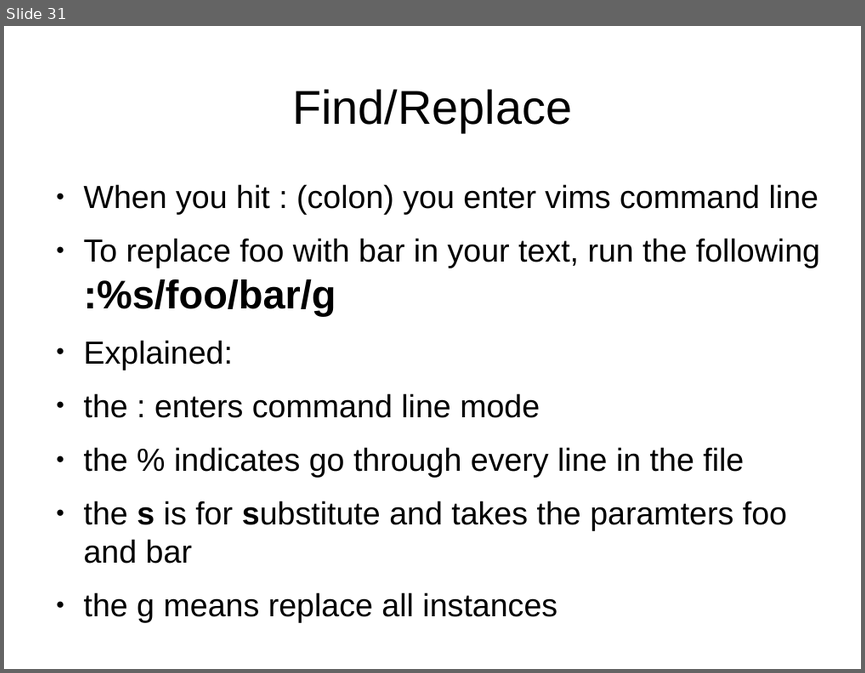
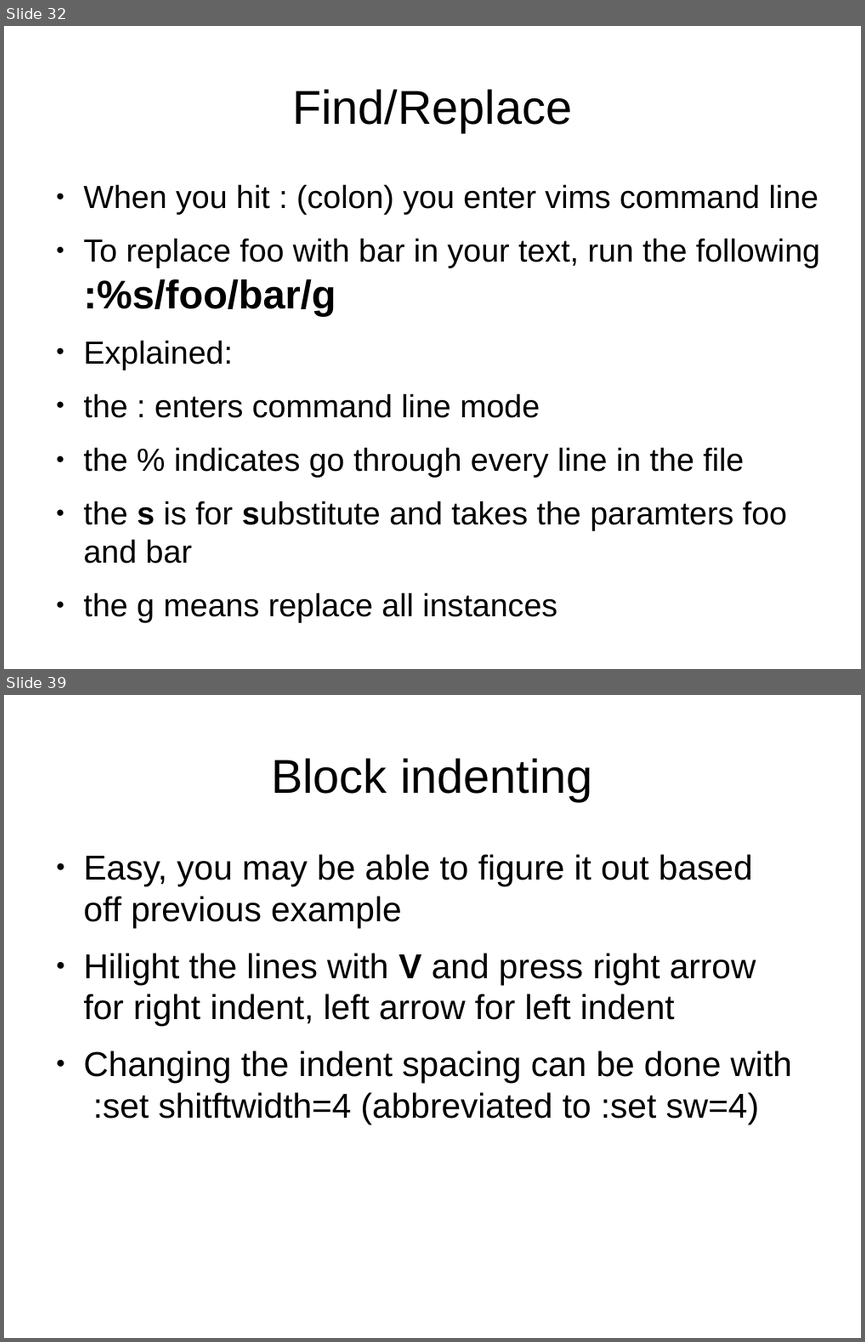
Before and after one commit to mikesligo/Vimtorial, a slide deck: Beginner pres.odp. Shown one above the other, each under a label of ours: slide 31 before the commit, slides 32 and 39 after it; the slides between them are not shown. The pictures are 865x673 and 865x1342 pixels, drawn with LibreOffice and Linux fonts; fonts in the diff are those of the drawing. Boxes give left, top, right and bottom in pixels: in the first picture for what was removed or moved away, otherwise in the second. Text is boxed around its words. In the diff, an @@ line names an element or a change of style, - is before the commit and + after.

```diff
--- a/Beginner pres.odp
+++ b/Beginner pres.odp
@@ slide 39 added at box(4, 695, 861, 1338), background #FFFFFF @@
@@ title added at box(271, 758, 593, 801), 44 pt, text #000000 @@
+Block indenting
@@ text added at box(84, 854, 792, 1124), 32 pt, text #000000 @@
+● Easy, you may be able to figure it out based off previous example
+● Hilight the lines with V and press right arrow for right indent, left arrow for left indent
+● Changing the indent spacing can be done with :set shitftwidth=4 (abbreviated to :set sw=4)
@@ what was slide 31 is now slide 32 @@
```
Also in this commit, not shown: 1 slide changed, 12 other slides added, 1 slide removed, 13 other files.
